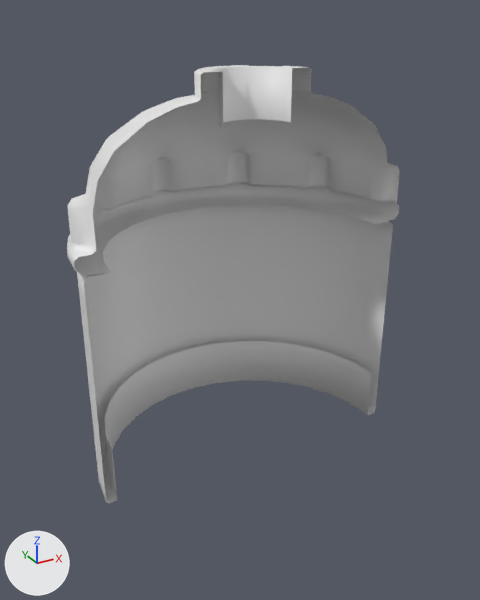
Before and after pictures for a commit that changed the FBX model Assets/Geometry/Lamp/Lamp_base_plastic_geo_v001_001.fbx.
Camera for both pictures: a 50 mm lens placed at (-0.494, -0.845, 1.502), pointed at (-0.031, -0.003, 1.081). Lighting does not change. The marker at lower left points along +X, +Y and +Z. Materials are left out; every surface is plain grey. Where no turn or scale is listed for an object, it has been applied to the vertices.
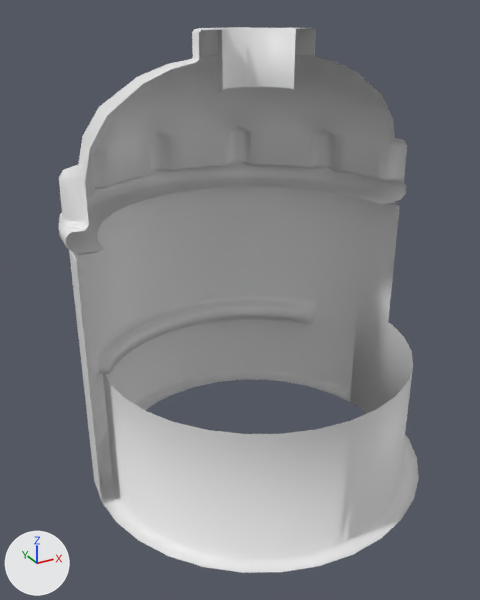
Pixel boxes [x1, y1, x2, y2] of what changed, in the pictures (480 x 600 px; the box of a moved part takes in the faces that stretch with it):
'Cylinder.001', reshaped (8% wider, 25% taller)
    before: [67, 65, 400, 503]
    after: [59, 27, 419, 573]
part 1 of me_cylinder_001, moved or reshaped
    before: [67, 65, 400, 276]
    after: [59, 27, 407, 254]
part 2 of me_cylinder_001, rebuilt (11% wider, 29% taller)
    before: [77, 205, 393, 503]
    after: [69, 187, 419, 573]

What the commit changed:
me_cylinder_001 is used by ob_cylinder_001; location (0.0, 0.0, 0.0).
me_cylinder_001 had 610 vertices, 569 faces and spanned x -0.284..0.284, y 0.0..0.284, z 0.774..1.423.
me_cylinder_001 now has 757 vertices, 701 faces and spans x -0.293..0.293, y -0.285..0.289, z 0.78..1.476.
me_cylinder_001 part 1: the loose piece of 457 vertices spanning x -0.284..0.284, y 0.0..0.284, z 1.164..1.423 is scaled about its middle by (1.03, 1.03, 1.07), then moved by (0.0, 0.001, 0.043).
me_cylinder_001 part 2: the loose piece of 153 vertices spanning x -0.273..0.273, y 0.0..0.273, z 0.774..1.164 is rebuilt with 300 vertices and now spans x -0.282..0.282, y -0.285..0.279, z 0.78..1.198.
